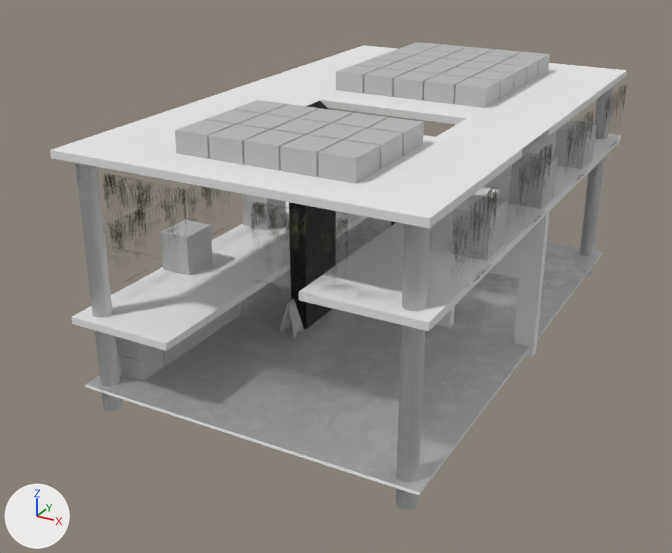
One commit to the Blender file data/source/Warehouse.blend: the scene before it, then after it.
Camera for both pictures: a camera (50 mm lens) standing at (14.8, -31.8, 14.7) and looking at (-1.6, -1.9, -0.2). The axes (+X, +Y, +Z) are drawn at lower left. The lights are the same throughout.

Objects in the first picture: 'BottomFloor', 'CardboardBox_LP', 'CardboardBox_LP.001', 'CardboardBox_LP.002', 'CardboardBox_LP.004', 'CardboardBox_LP.005', 'FirstFloor', 'Pillar1', 'Pillar2', 'Roof', 'RoofRamp', 'SecondFloor'.
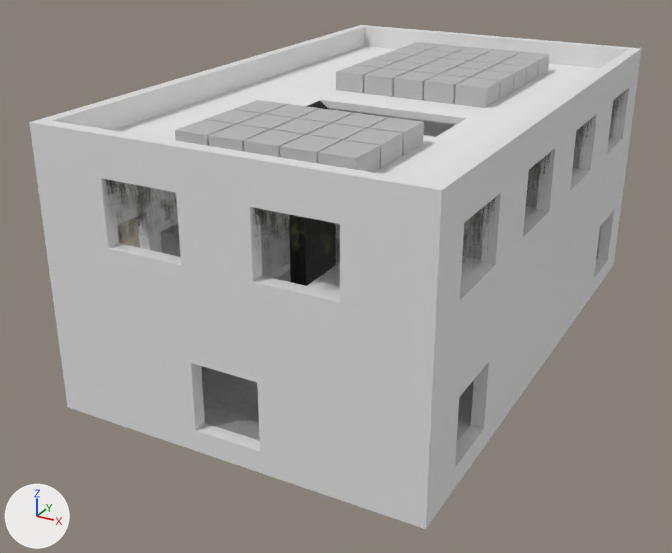
Pixel boxes [x1, y1, x2, y2] of what changed, in the pictures (672 x 553 px):
'BuildingExterior', shown
    after: [29, 25, 642, 529]
'BottomFloor', unchanged, covered by the edit
    before: [85, 217, 603, 495]
    after: [201, 236, 599, 442]
'SecondFloor', unchanged, covered by the edit
    before: [299, 130, 621, 356]
    after: [307, 135, 612, 294]
'FirstFloor', unchanged, covered by the edit
    before: [71, 202, 368, 351]
    after: [261, 214, 340, 282]
'CardboardBox_LP.002', unchanged, covered by the edit
    before: [451, 120, 597, 261]
    after: [462, 126, 583, 259]

Patch to the scene script:
```diff
--- a/data/source/Warehouse.blend.py
+++ b/data/source/Warehouse.blend.py
@@ ob_buildingexterior @@
 ob_buildingexterior.location = (0.01, 0.01, 2.52)
-ob_buildingexterior.hide_set(True)
```
